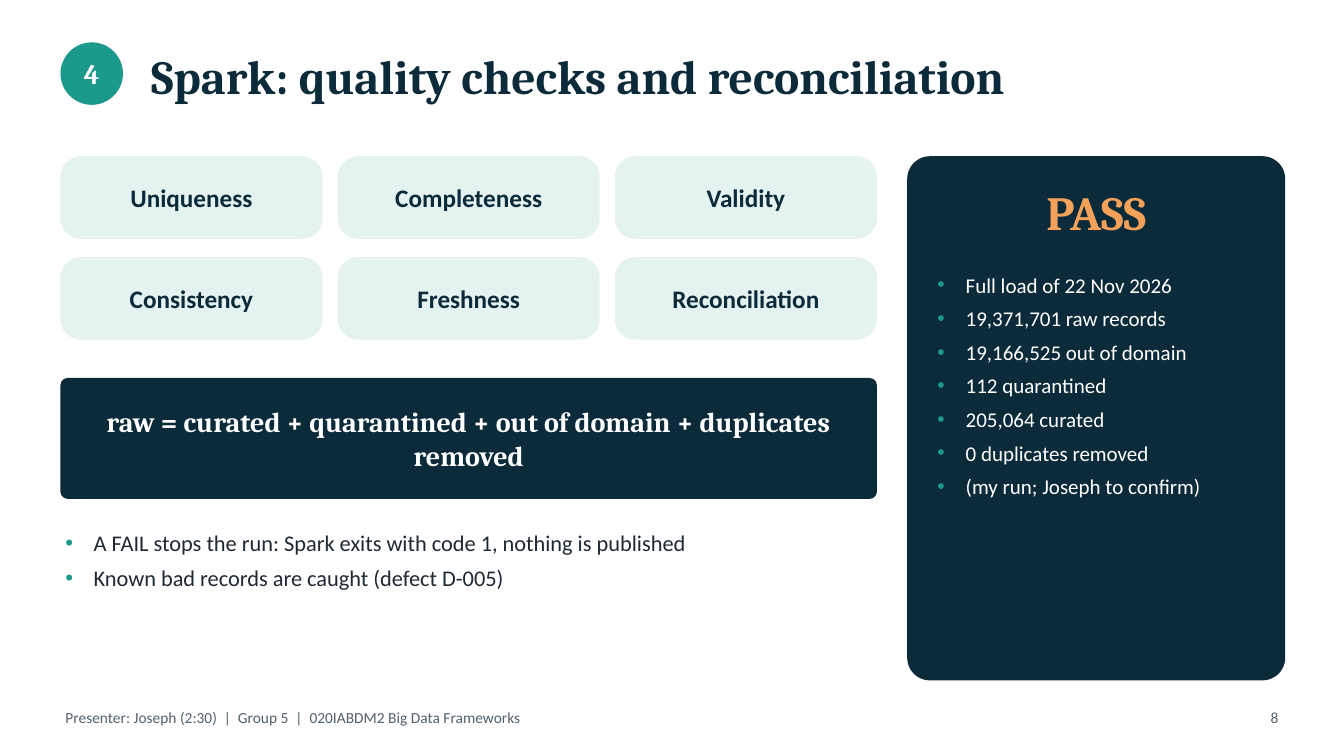
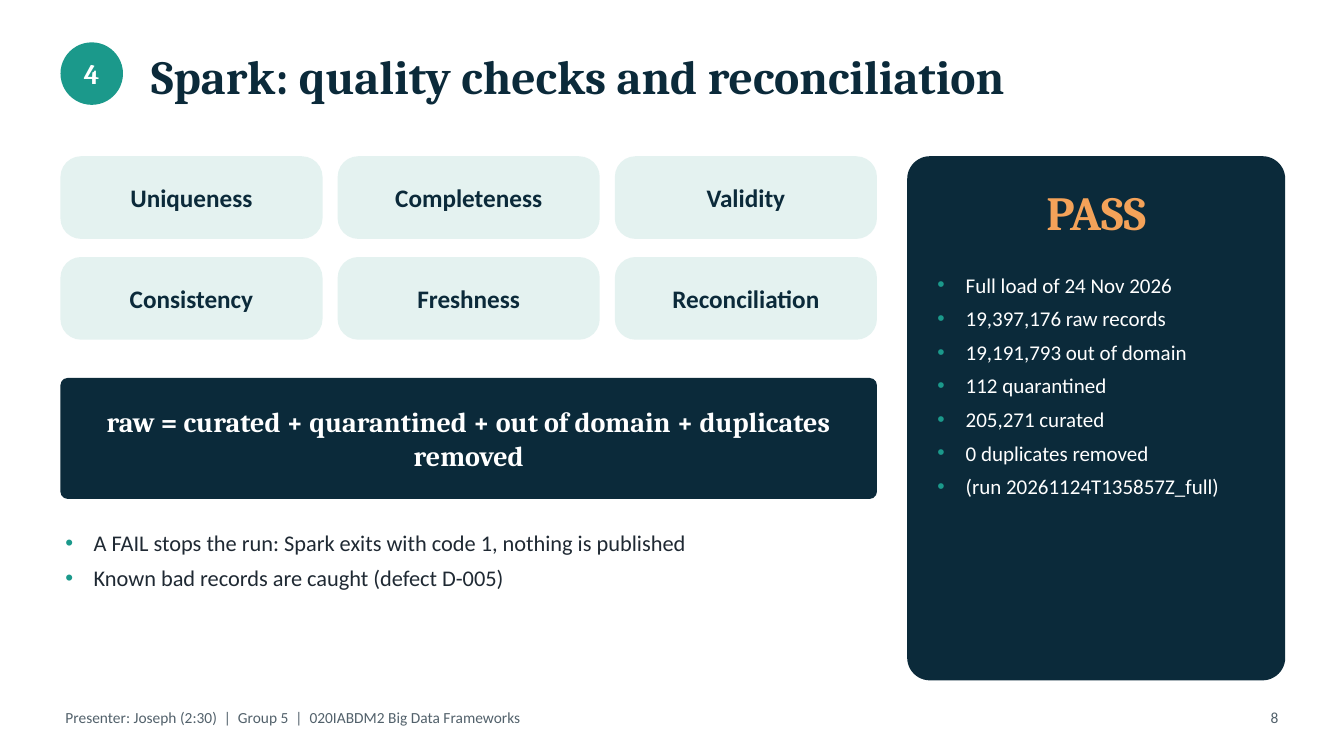
Before and after one commit to Joseph-Nasr-USJ/cfpb-money-transfers-platform, a slide deck: slide 8 of docs/presentation/slides_draft.pptx. Drawn at 1344x756 pixels with LibreOffice and Linux fonts; fonts in the diff are those of the drawing. Boxes give left, top, right and bottom in pixels: in the first picture for what was removed or moved away, otherwise in the second. Text is boxed around its words. In the diff, an @@ line names an element or a change of style, - is before the commit and + after.

```diff
--- a/docs/presentation/slides_draft.pptx
+++ b/docs/presentation/slides_draft.pptx
@@ text at [966, 278, 1187, 363]: text changed @@
-• Full load of 22 Nov 2026
-• 19,371,701 raw records
-• 19,166,525 out of domain
+• Full load of 24 Nov 2026
+• 19,397,176 raw records
+• 19,191,793 out of domain
@@ text at [966, 412, 1104, 430]: text changed @@
-• 205,064 curated
+• 205,271 curated
@@ text at [966, 479, 1219, 497]: text changed @@
-• (my run; Joseph to confirm)
+• (run 20261124T135857Z_full)
```
Also in this commit, not shown: 3 other slides changed, 12 other files.
